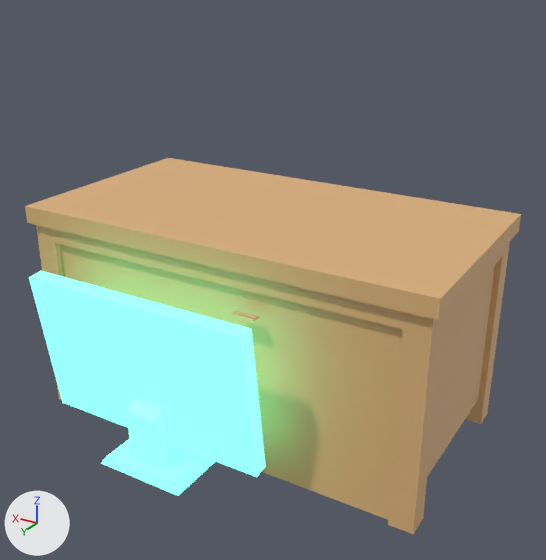
Two versions of the glTF model unity/Assets/Art/EarlyGame/garage-kit/garage-desk-crt.glb, one commit apart.
The view is the same before and after, from a 50 mm lens placed at (-0.651, 1.277, 0.605), pointed at (-0.043, 0.263, 0.098). Lighting does not change. The marker at lower left points along +X, +Y and +Z. The first picture is the older version. Where no turn or scale is listed for an object, it has been applied to the vertices. Vertices at exactly the same position are counted once.

Objects in the first picture: 'CrtBezel.001', 'Desktop.001', 'KeyboardGrey.001'.
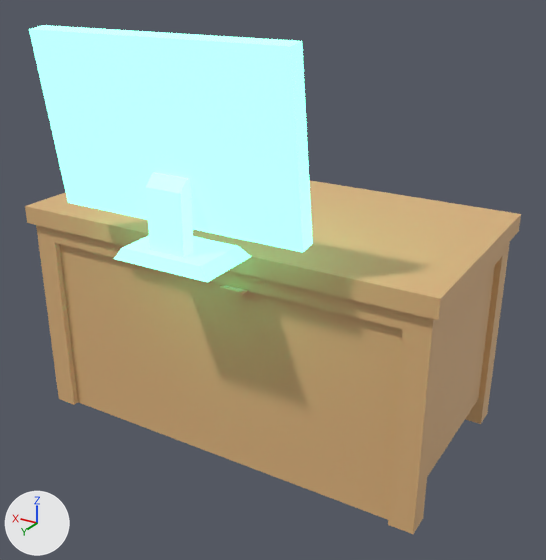
The change, as a diff of the scene's bpy script:
```diff
--- a/unity/Assets/Art/EarlyGame/garage-kit/garage-desk-crt.glb.py
+++ b/unity/Assets/Art/EarlyGame/garage-kit/garage-desk-crt.glb.py
@@ mat_crtbezel_crt_hero @@
+mat_crtbezel_crt_hero = principled_material('CrtBezel_crt_hero')
+mat_crtbezel_crt_hero.base_color = (0.22, 0.24, 0.28)  # grey #818690
+mat_crtbezel_crt_hero.roughness = 0.38
+mat_crtbezel_crt_hero.emission_color = (0.158, 1.0, 0.658)  # green #6fffd4
+mat_crtbezel_crt_hero.emission_strength = 2.584
@@ me_mesh_computerscreen_002 @@
 # used by ob_crtbezel_001; location = (0.0, 0.0, 0.0)
-me_mesh_computerscreen_002.from_pydata(...)  # 38 vertices, 72 faces; spans x -0.13..0.29, y 0.398..0.509, z -0.197..0.117
-me_mesh_computerscreen_002.materials.append(mat_crtbezel_emit)  # green #61ddb3, glowing green #72ffcf
+me_mesh_computerscreen_002.from_pydata(...)  # 38 vertices, 72 faces; spans x -0.21..0.21, y 0.406..0.517, z 0.199..0.514
+# me_mesh_computerscreen_002 part 1: the whole mesh is moved by (-0.08, 0.008, 0.396)
+me_mesh_computerscreen_002.materials.append(mat_crtbezel_crt_hero)  # grey #818690, glowing green #6fffd4
@@ me_mesh_computerkeyboard_002 @@
 # used by ob_keyboardgrey_001; location = (0.0, 0.0, 0.0)
-me_mesh_computerkeyboard_002.from_pydata(...)  # 18 vertices, 32 faces; spans x -0.1..-0.06, y 0.3979..0.4147, z 0.098..0.102
+me_mesh_computerkeyboard_002.from_pydata(...)  # 18 vertices, 32 faces; spans x -0.08..-0.04, y 0.3979..0.4147, z 0.138..0.142
+# me_mesh_computerkeyboard_002 part 2: the whole mesh is moved by (0.02, 0.0, 0.04)
 me_mesh_computerkeyboard_002.materials.append(mat_m_keyboardgrey_0_wood)
```

What differs and where, as boxes (x1, y1, x2, y2) in the pictures (546 x 560 px):
'CrtBezel.001', recoloured, moved: before (29, 270, 266, 496); after (29, 25, 313, 282)
'KeyboardGrey.001', moved: before (231, 311, 259, 322); after (220, 285, 248, 295)
